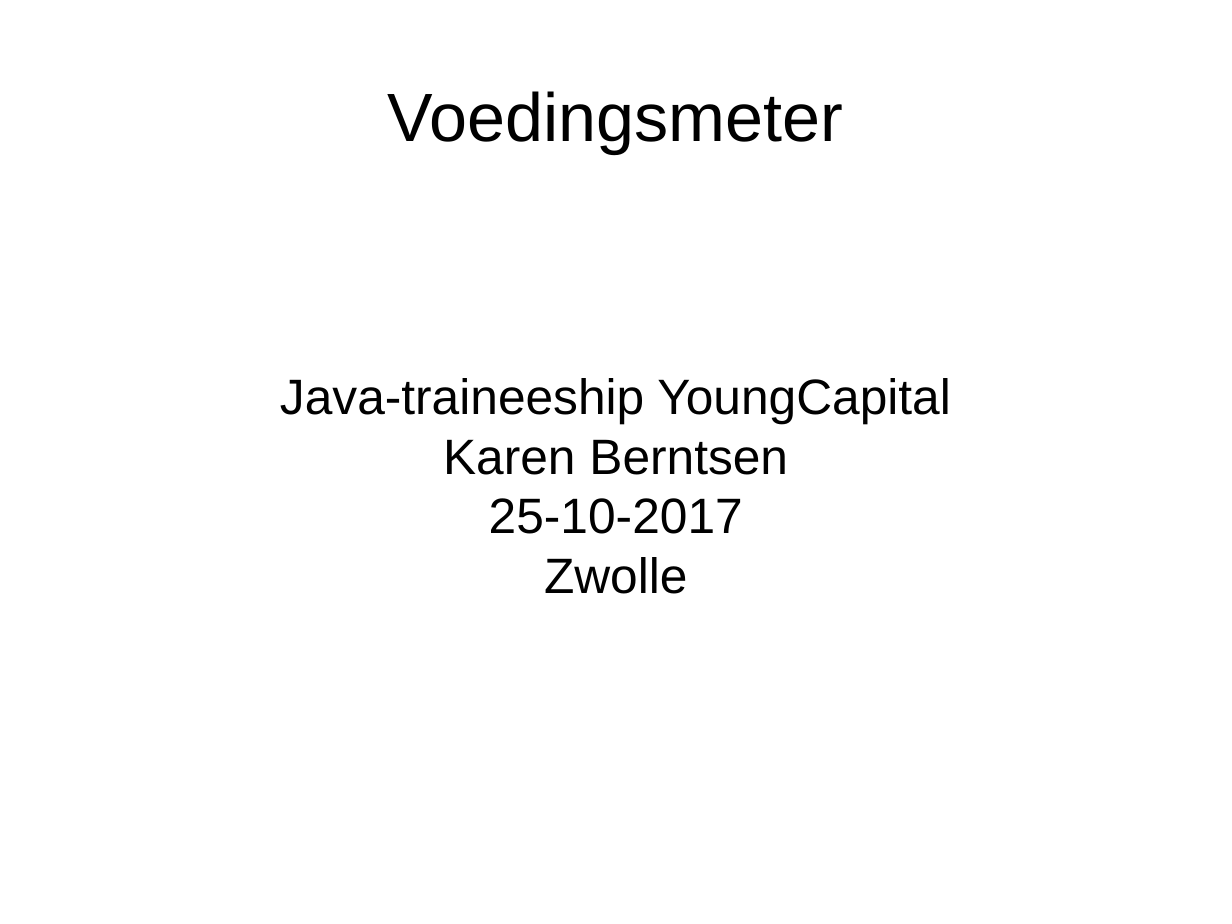
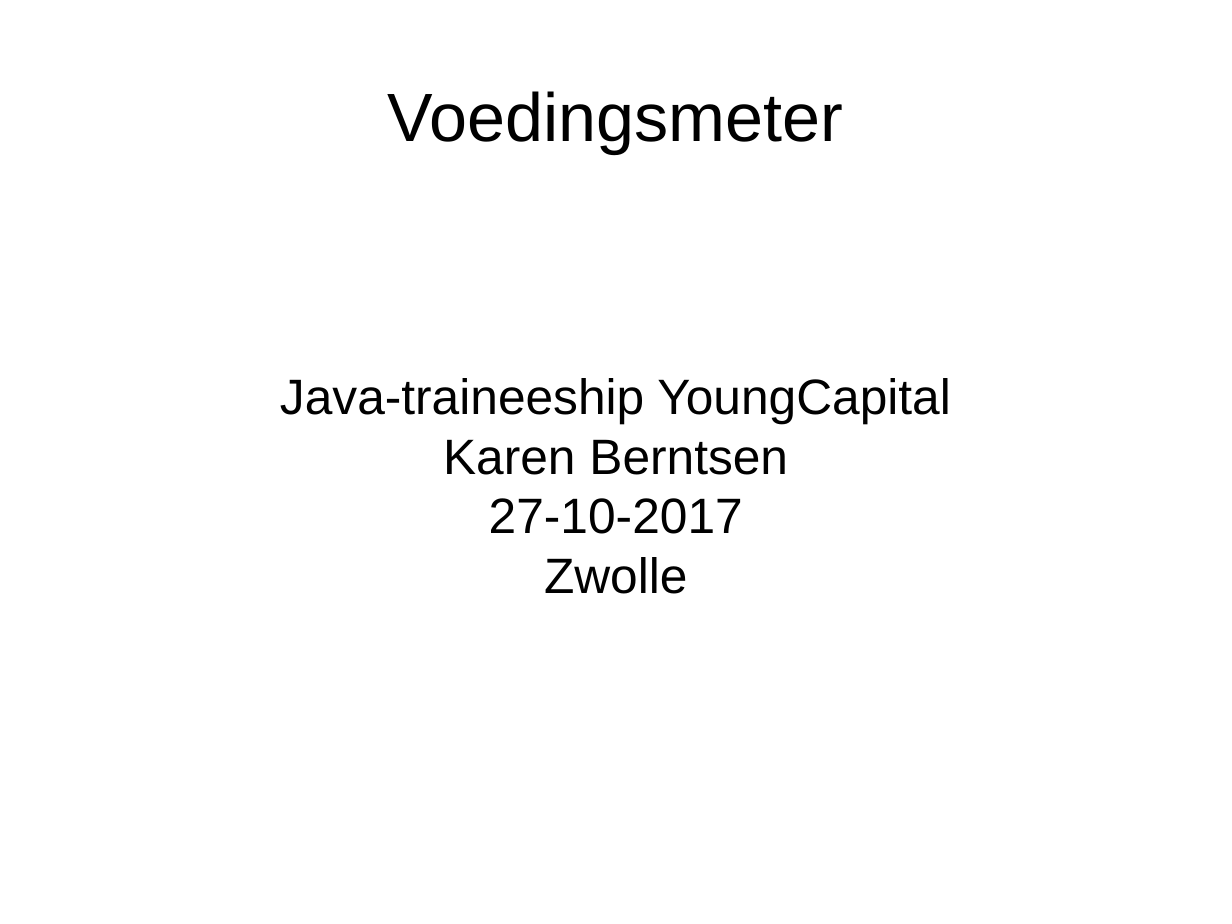
Before and after one commit to karenberntsen/Voedingsmeter2.0, a slide deck: slide 1 of src/main/resources/static/Presentatie.ods.odp. Drawn at 1232x924 pixels with LibreOffice and Linux fonts; fonts in the diff are those of the drawing. Boxes give left, top, right and bottom in pixels: in the first picture for what was removed or moved away, otherwise in the second. Text is boxed around its words. In the diff, an @@ line names an element or a change of style, - is before the commit and + after.

```diff
--- a/src/main/resources/static/Presentatie.ods.odp
+++ b/src/main/resources/static/Presentatie.ods.odp
@@ subtitle at (489,498,743,534): text changed @@
-25-10-2017
+27-10-2017
```
Also in this commit, not shown: 15 other files.
